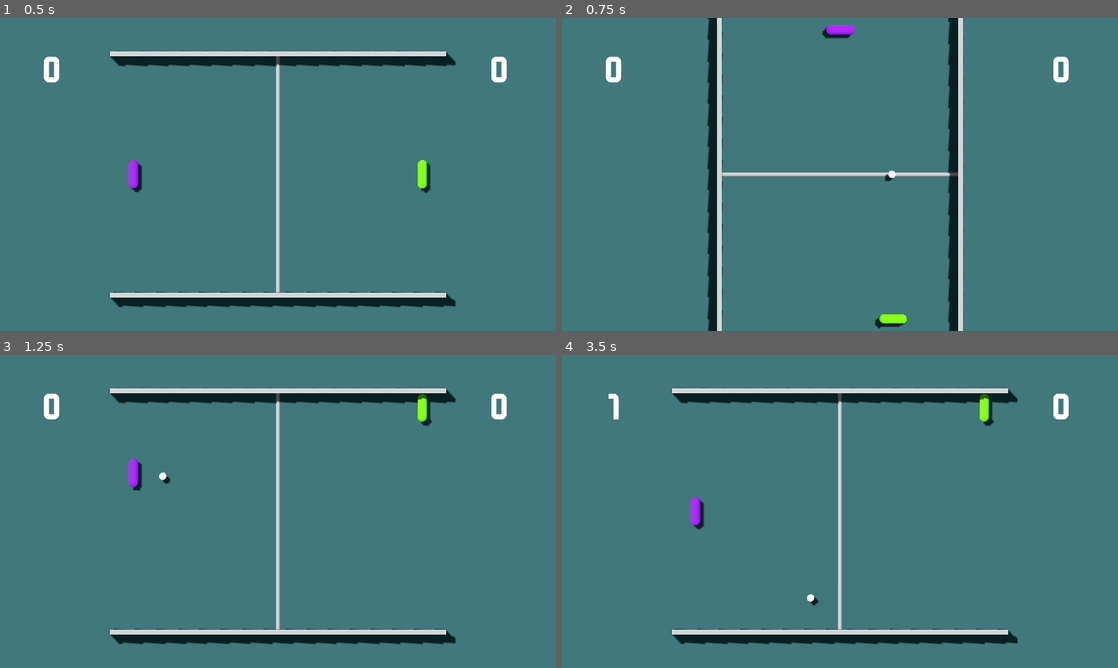
Above: before the commit, frames 1-4 (two rows, left to right).
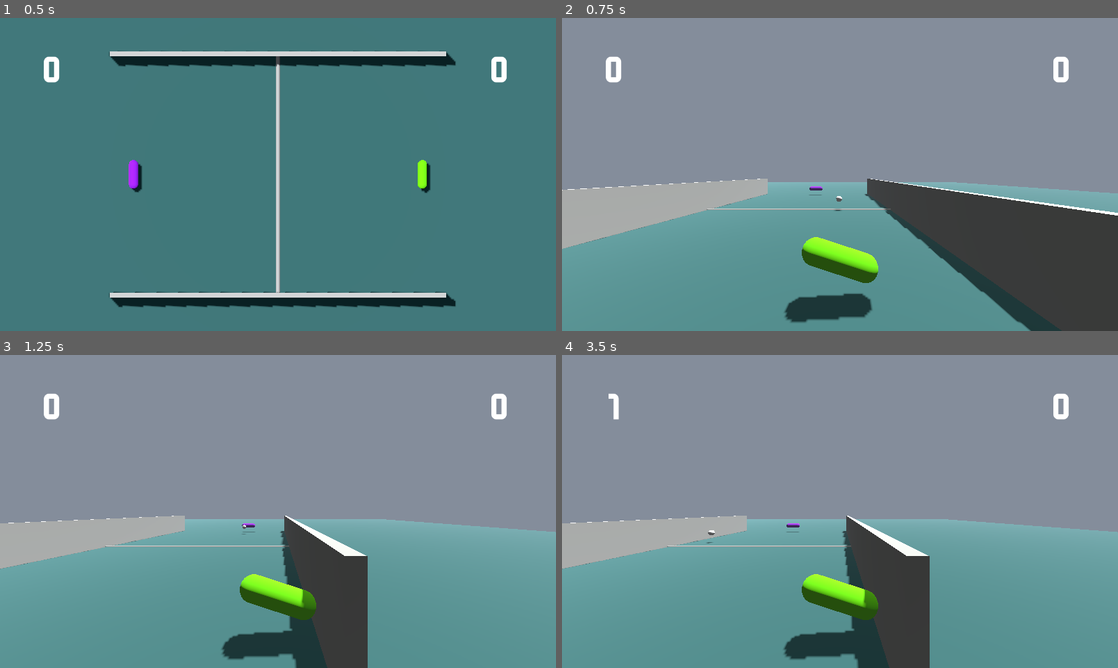
Above: after the commit, the same moments.

Repository: 5tr1k3r/tier_01_pong
Game: Godot game, scene res://game/main.tscn
Two runs of this game, one before a commit and one after it. Both use one fixed random seed, a clock stepped at 60 frames per second and the inputs below.
Inputs:
- Up to frame 1 (0.5 s): no input
- Up to frame 2 (0.75 s): tap Enter (ui_accept) at 0.5 s; hold Up (p1_move_up) from 0.53 s (still down); hold C (switch_camera, bound only after the commit) from 0.53 s (still down)
- Up to frame 3 (1.25 s): keep holding Up (p1_move_up); keep holding C (switch_camera, bound only after the commit); tap Enter (ui_accept) at 0.77, 0.8, 1.07 s
- Up to frame 4 (3.5 s): release Up (p1_move_up) at 1.28 s; release C (switch_camera, bound only after the commit) at 1.28 s; hold Down (p1_move_down) 1.28-2.03 s; tap Enter (ui_accept) at 1.35, 1.52, 1.82, 3.02, 3.32 s; tap C (switch_camera, bound only after the commit) at 1.55, 3.05 s; hold Enter (ui_accept) 2.03-2.78 s; hold Up (p1_move_up) from 2.03 s (still down); tap S (p2_move_down) at 2.1 s; tap W (p2_move_up) at 2.85 s

Frame 1 is identical in both runs. In frame 2, 93% of the frame differs, in the area x 0-100%, y 0-100%; in frame 3, 95%; in frame 4, 95%.

Commit message:
add third person camera option

Diff:
--- a/game/ball/ball.tscn
+++ b/game/ball/ball.tscn
@@ -74,6 +74,7 @@
 [node name="HighVelocityHitSound" type="AudioStreamPlayer3D" parent="."]
 stream = ExtResource("4_6syx0")
 volume_db = -10.0
+max_db = -5.0
 panning_strength = 1.5
 
 [node name="WallHitSound" type="AudioStreamPlayer3D" parent="."]
--- a/game/camera/camera.gd
+++ b/game/camera/camera.gd
@@ -1,9 +1,13 @@
 extends Marker3D
 
+@onready var camera: Camera3D = %Camera3D
 @export var vertical_orientation: bool = false
 
 func _unhandled_input(event: InputEvent) -> void:
 	if event.is_action_pressed("ui_accept"):
+		if !camera.current:
+			return
+
 		vertical_orientation = !vertical_orientation
 		if vertical_orientation:
 			rotation_degrees.y = 90
--- a/game/camera/camera.tscn
+++ b/game/camera/camera.tscn
@@ -7,7 +7,9 @@
 script = ExtResource("1_l8o5r")
 
 [node name="Camera3D" type="Camera3D" parent="."]
+unique_name_in_owner = true
 transform = Transform3D(1, 0, 0, 0, 1, 0, 0, 0, 1, 0, 0, 10)
 projection = 1
+current = true
 size = 6.5
 far = 15.0
--- /dev/null
+++ b/game/camera/third_person_camera.tscn
@@ -0,0 +1,18 @@
+[gd_scene load_steps=2 format=3 uid="uid://gar1u3i2kxw2"]
+
+[sub_resource type="Environment" id="Environment_xkbyp"]
+ssao_enabled = true
+fog_enabled = true
+
+[node name="CameraPivot" type="Node3D"]
+transform = Transform3D(-4.37114e-08, 0, 1, 0, 1, 0, -1, 0, -4.37114e-08, 0, 0, 0)
+
+[node name="SpringArm3D" type="SpringArm3D" parent="."]
+collision_mask = 2
+spring_length = 1.2
+
+[node name="Camera3D" type="Camera3D" parent="SpringArm3D"]
+unique_name_in_owner = true
+environment = SubResource("Environment_xkbyp")
+fov = 90.0
+far = 20.0
--- a/game/main.gd
+++ b/game/main.gd
@@ -6,9 +6,12 @@
 @onready var ball_spawn_timer: Timer = $BallSpawnTimer
 @onready var ball_got_stuck_sound: AudioStreamPlayer3D = $BallGotStuckSound
 @onready var score_occurred_sound: AudioStreamPlayer3D = $ScoreOccurredSound
+@onready var topdown_camera: Marker3D = $TopdownCamera
+@onready var third_person_camera: Node3D = $RightPaddle/ThirdPersonCamera
 
 @export var right_player_score_sound: AudioStream
 @export var left_player_score_sound: AudioStream
+@export var is_third_person_camera: bool = false
 
 var right_score: int = 0
 var left_score: int = 0
@@ -60,6 +63,14 @@
 		score_occurred_sound.stream = sound_to_play
 		score_occurred_sound.play()
 
+func _unhandled_input(event: InputEvent) -> void:
+	if event.is_action_pressed("switch_camera"):
+		is_third_person_camera = !is_third_person_camera
+		if is_third_person_camera:
+			third_person_camera.get_node("%Camera3D").current = true
+		else:
+			topdown_camera.get_node("%Camera3D").current = true
+
 func _on_arena_score_occurred(player_side: Enums.PlayerSide) -> void:
 	play_score_sound(player_side)
 	update_score(player_side)
--- a/game/main.tscn
+++ b/game/main.tscn
@@ -7,6 +7,7 @@
 [ext_resource type="PackedScene" uid="uid://46l18hoq5sdo" path="res://game/camera/camera.tscn" id="5_xkbyp"]
 [ext_resource type="PackedScene" uid="uid://cok408amobp38" path="res://game/ui/ui.tscn" id="6_wjctj"]
 [ext_resource type="AudioStream" uid="uid://b43jdr6lsw452" path="res://game/resources/audio/right_player_scores.ogg" id="6_xkbyp"]
+[ext_resource type="PackedScene" uid="uid://gar1u3i2kxw2" path="res://game/camera/third_person_camera.tscn" id="7_itumj"]
 [ext_resource type="AudioStream" uid="uid://dg4e7pjqxduk7" path="res://game/resources/audio/left_player_scores.ogg" id="7_lx3aj"]
 
 [sub_resource type="Curve3D" id="Curve3D_lquwl"]
@@ -29,7 +30,7 @@
 
 [node name="Arena" parent="." instance=ExtResource("1_0xm2m")]
 
-[node name="Camera" parent="." instance=ExtResource("5_xkbyp")]
+[node name="TopdownCamera" parent="." instance=ExtResource("5_xkbyp")]
 transform = Transform3D(1, 0, 0, 0, -4.37114e-08, 1, 0, -1, -4.37114e-08, 0, 0, 0)
 
 [node name="SunPivot" type="Marker3D" parent="."]
@@ -42,6 +43,9 @@
 
 [node name="RightPaddle" parent="." instance=ExtResource("2_h2yge")]
 transform = Transform3D(1, 0, 0, 0, 1, 0, 0, 0, 1, 3, 0.3, 0)
+
+[node name="ThirdPersonCamera" parent="RightPaddle" instance=ExtResource("7_itumj")]
+transform = Transform3D(-4.37114e-08, 0, 1, 0, 1, 0, -1, 0, -4.37114e-08, 0, 0.65, 0)
 
 [node name="LeftPaddle" parent="." instance=ExtResource("2_h2yge")]
 transform = Transform3D(1, 0, 0, 0, 1, 0, 0, 0, 1, -3, 0.3, 0)
--- a/project.godot
+++ b/project.godot
@@ -60,6 +60,11 @@
 , Object(InputEventKey,"resource_local_to_scene":false,"resource_name":"","device":-1,"window_id":0,"alt_pressed":false …(186 unchanged characters)…
 ]
 }
+switch_camera={
+"deadzone": 0.2,
+"events": [Object(InputEventKey,"resource_local_to_scene":false,"resource_name":"","device":-1,"window_id":0,"alt_pressed":false,"shift_pressed":false,"ctrl_pressed":false,"meta_pressed":false,"pressed":false,"keycode":0,"physical_keycode":67,"key_label":0,"unicode":99,"location":0,"echo":false,"script":null)
+]
+}
 
 [layer_names]
 
Not shown: 1 places in game/main.tscn that only renumber resources
